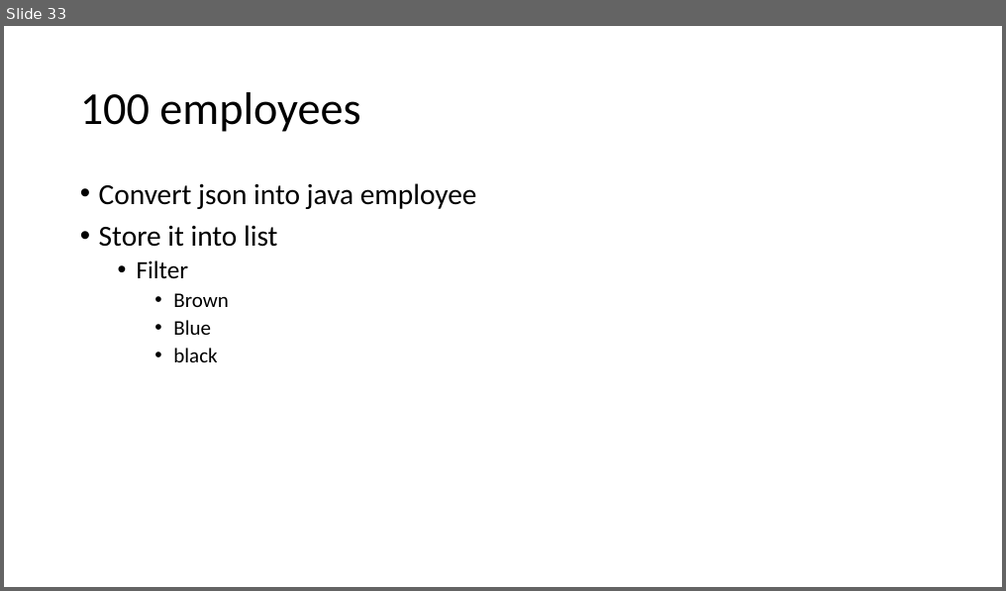
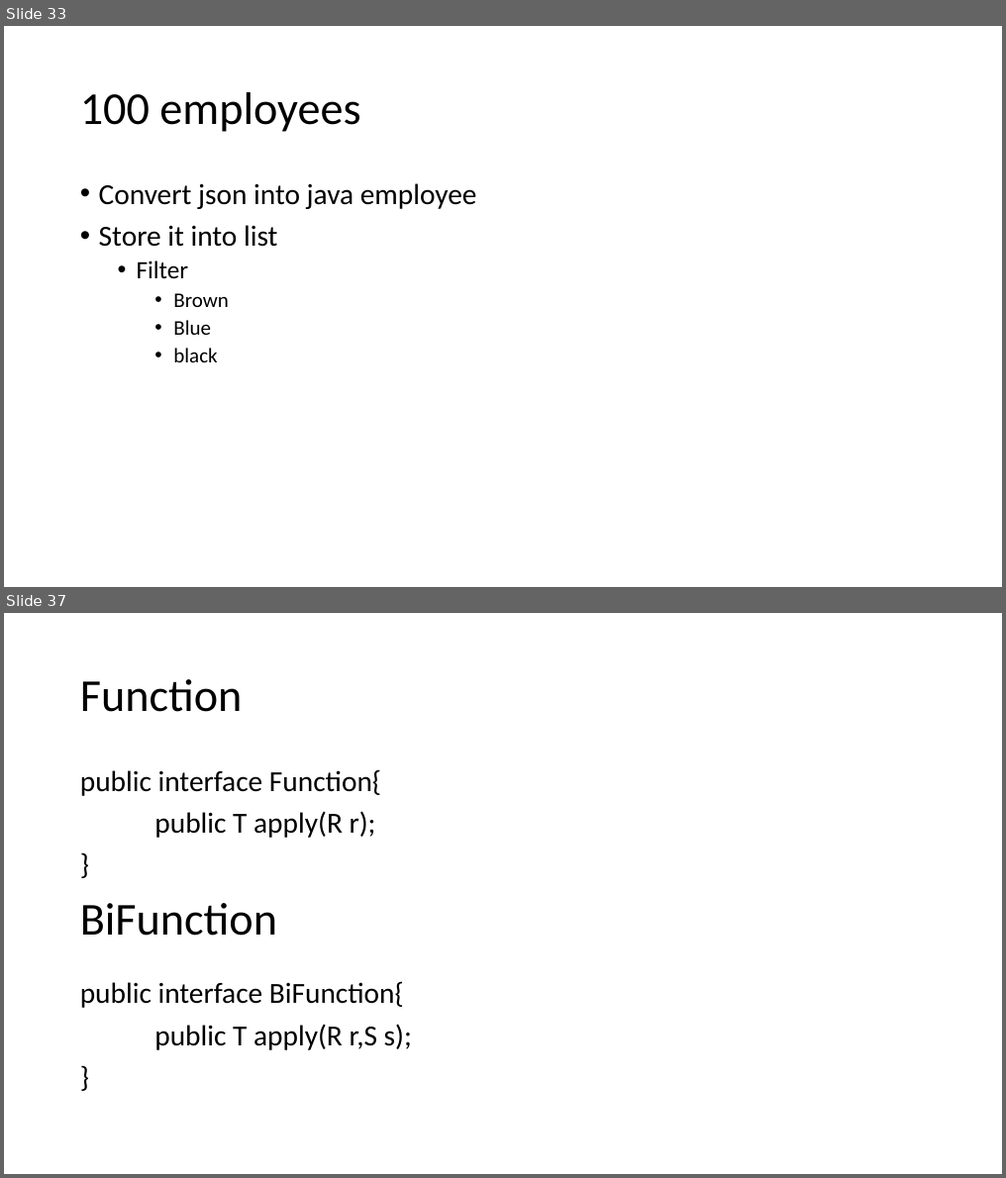
Before and after one commit to caprepo/java8, a slide deck: Java8.pptx. Shown one above the other, each under a label of ours: slide 33 before the commit, slides 33 and 37 after it; the slides between them are not shown. The pictures are 1006x591 and 1006x1178 pixels, drawn with LibreOffice and Linux fonts; fonts in the diff are those of the drawing. Boxes give left, top, right and bottom in pixels: in the first picture for what was removed or moved away, otherwise in the second. Text is boxed around its words. In the diff, an @@ line names an element or a change of style, - is before the commit and + after.

```diff
--- a/Java8.pptx
+++ b/Java8.pptx
@@ slide 37 added at bbox=[4, 613, 1002, 1174], background #FFFFFF @@
@@ title added at bbox=[80, 679, 243, 712], 44 pt, text #000000 @@
+Function
@@ text added at bbox=[80, 769, 381, 838], 28 pt, text #000000 @@
+public interface Function{
+public T apply(R r);
+}
@@ text added at bbox=[80, 903, 277, 936], 44 pt, text #000000 @@
+BiFunction
@@ text added at bbox=[80, 981, 412, 1051], 28 pt, text #000000 @@
+public interface BiFunction{
+public T apply(R r,S s);
+}
```
Also in this commit, not shown: 1 slide changed, 11 other slides added, 1 other file.
